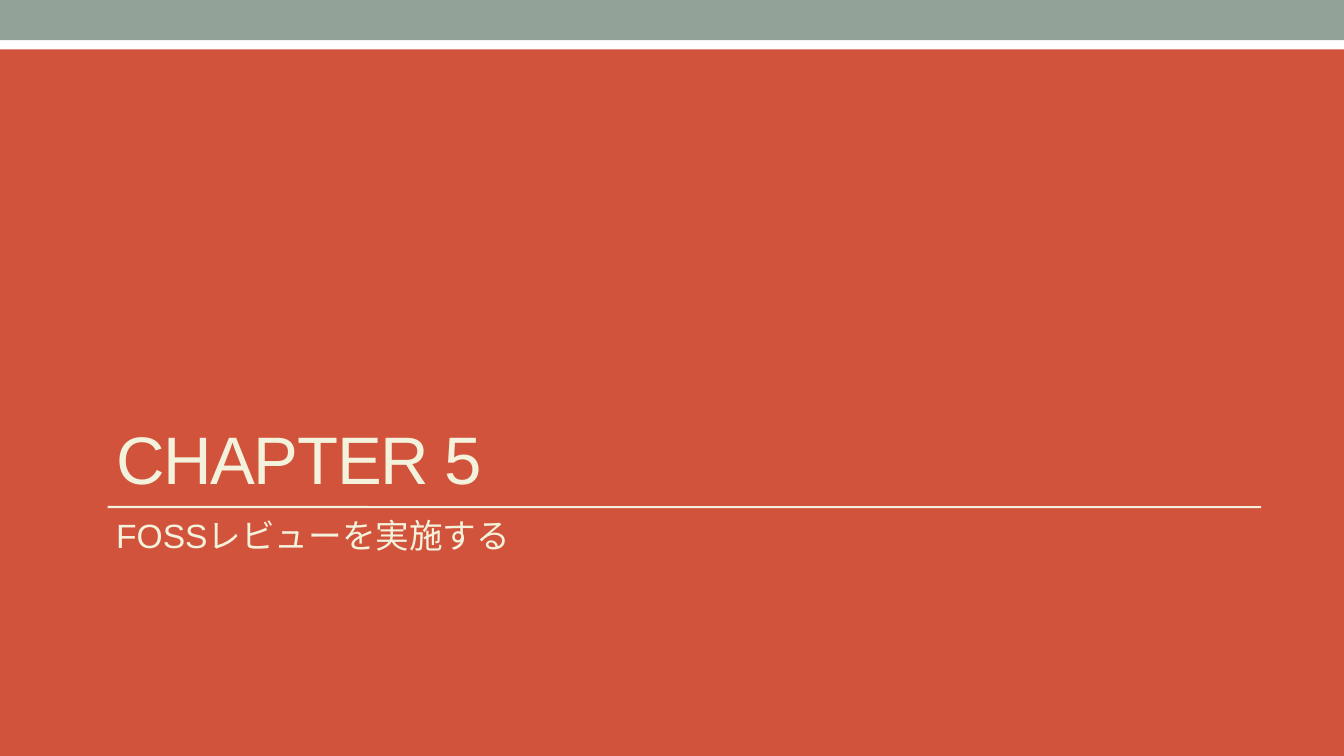
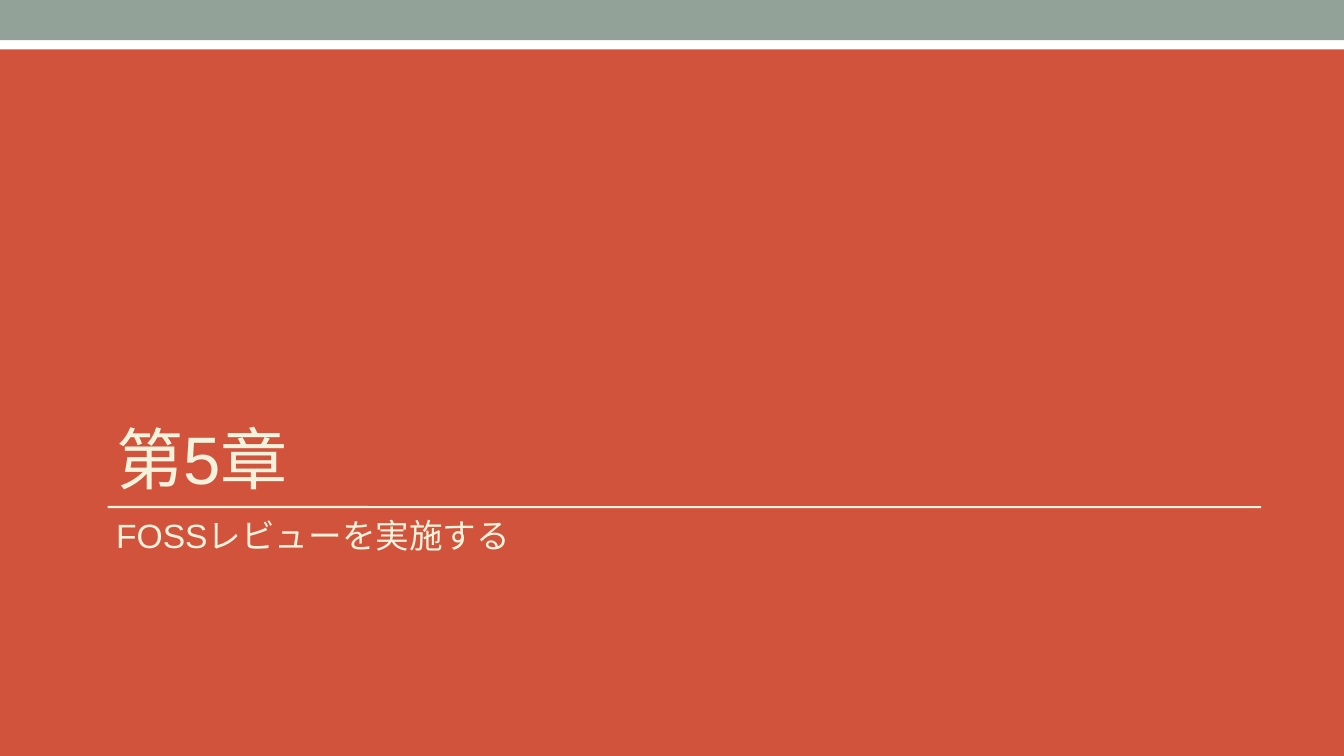
Before and after one commit to OpenChain-Project/Curriculum-Translation-JP, a slide deck: slide 41 of target/openchain-curriculum-release-2.pptx. Drawn at 1344x756 pixels with LibreOffice and Linux fonts; fonts in the diff are those of the drawing. Boxes give left, top, right and bottom in pixels: in the first picture for what was removed or moved away, otherwise in the second. Text is boxed around its words. In the diff, an @@ line names an element or a change of style, - is before the commit and + after.

```diff
--- a/target/openchain-curriculum-release-2.pptx
+++ b/target/openchain-curriculum-release-2.pptx
@@ title at [116,427,288,490]: text changed @@
-CHAPTER 5
+第5章
```
Also in this commit, not shown: 8 other slides changed, 8 other files.
